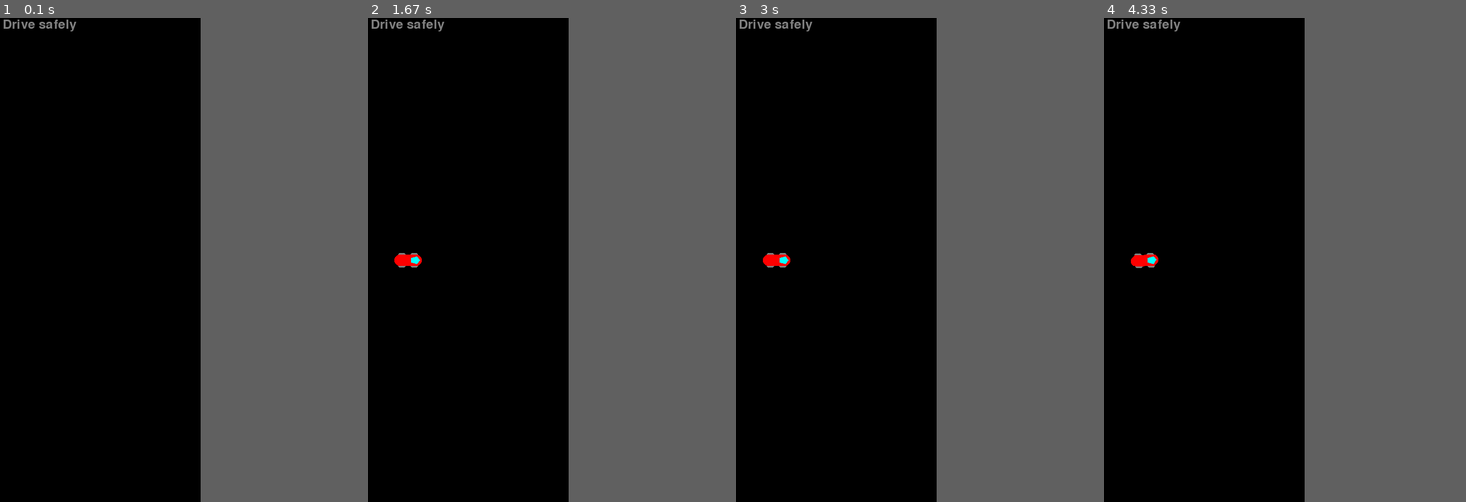
Above: before the commit, frames 1-4 (left to right).
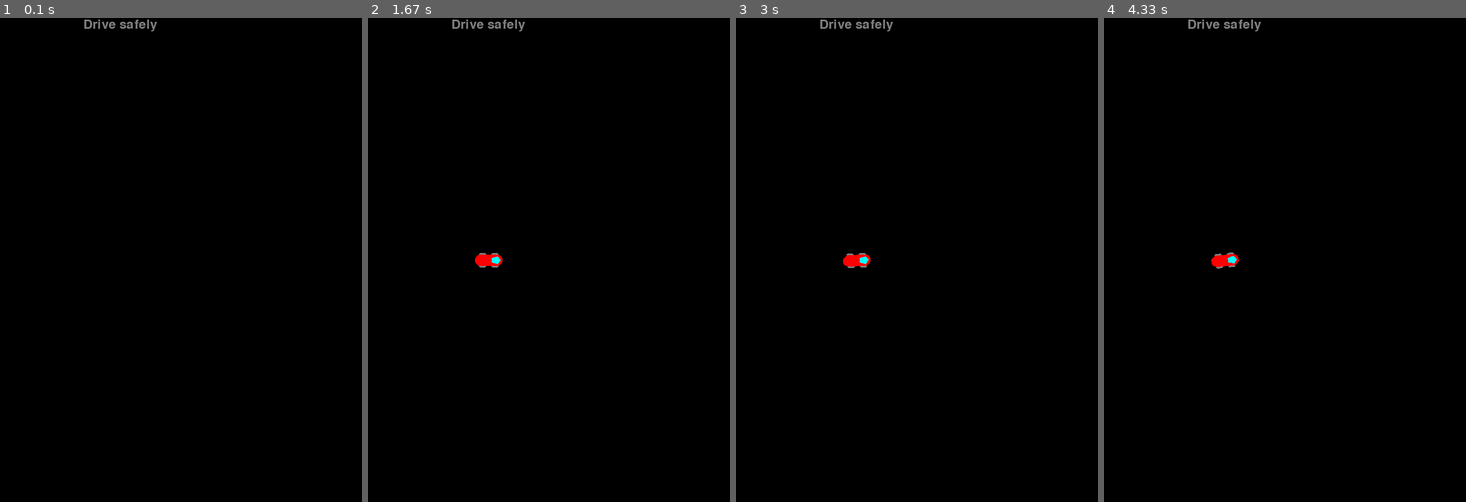
Above: after the commit, the same moments.

Repository: Pitrified/snippet
Game: pygame game, started from racer/racer_main.py
Same seed, same stepped clock (60 frames per second), same inputs: the game is played once before the commit and once after it.
Inputs:
- Up to frame 1 (0.1 s): no input
- Up to frame 2 (1.67 s): hold W 0.83-1.3 s
- Up to frame 3 (3 s): tap Z at 1.83 s; tap X at 2.97 s
- Up to frame 4 (4.33 s): hold A from 3.67 s (still down); tap Z at 3.73 s
In our replay, the window is 600x900 before the commit and 900x900 after it. These sizes can differ from the game's own. Grey fills any space a smaller window leaves; there, only what the larger window draws over its background counts as a difference.

The runs differ from the first frame. In frame 1, 0.4% of the frame differs, in the area x 1-44%, y 0-3%; in frame 2, 0.7%, in the area x 1-44%, y 0-52%; in frame 3, 0.7%; in frame 4, 0.7%.

Commit message:
Racer: Add composite actions

Diff:
--- a/racer/racer_main.py
+++ b/racer/racer_main.py
@@ -68,7 +68,7 @@
     logg = logging.getLogger(f"c.{__name__}.run_racer_main")
 
     pygame.init()
-    screen = pygame.display.set_mode((600, 900))
+    screen = pygame.display.set_mode((900, 900))
     pygame.display.set_caption("Racer")
 
     # Create The Backgound
@@ -127,6 +127,14 @@
             racer.step("up")
         elif keys[pygame.K_x]:
             racer.step("down")
+        elif keys[pygame.K_q]:
+            racer.step("upleft")
+        elif keys[pygame.K_e]:
+            racer.step("upright")
+        elif keys[pygame.K_z]:
+            racer.step("downleft")
+        elif keys[pygame.K_c]:
+            racer.step("downright")
         else:
             racer.step("nop")
 
--- a/racer/racer_racer.py
+++ b/racer/racer_racer.py
@@ -68,13 +68,52 @@
         logg.debug(f"Doing action {action}")
 
         if action == "up":
-            self.speed += self.speed_step
+            self._accelerate("up")
         elif action == "down":
-            self.speed -= self.speed_step
-            # MAYBE it can go in reverse?
-            if self.speed < 0:
-                self.speed = 0
+            self._accelerate("down")
+
         elif action == "right":
+            self._steer("right")
+        elif action == "left":
+            self._steer("left")
+
+        elif action == "upright":
+            self._accelerate("up")
+            self._steer("right")
+        elif action == "upleft":
+            self._accelerate("up")
+            self._steer("left")
+
+        elif action == "downright":
+            self._accelerate("down")
+            self._steer("right")
+        elif action == "downleft":
+            self._accelerate("down")
+            self._steer("left")
+
+        elif action == "nop":
+            pass
+
+        # compute delta
+        pos_x_d = cos(radians(self.direction)) * self.speed
+        pos_y_d = sin(radians(self.direction)) * self.speed
+
+        # move the car
+        self.precise_x += pos_x_d
+        self.precise_y += pos_y_d
+        self.pos_x = int(self.precise_x)
+        self.pos_y = int(self.precise_y)
+        logg.debug(f"x {self.pos_x} y {self.pos_y} dir {self.direction}")
+
+        # pick the rotated image and place it
+        self.image = self.rot_car_image[self.direction]
+        self.rect = self.rot_car_rect[self.direction]
+        self.rect.center = self.pos_x, self.pos_y
+
+    def _steer(self, action):
+        """Steer the car
+        """
+        if action == "right":
             self.direction += self.dir_step
             if self.direction >= 360:
                 self.direction -= 360
@@ -82,24 +121,18 @@
             self.direction -= self.dir_step
             if self.direction < 0:
                 self.direction += 360
-        elif action == "nop":
-            pass
-
-        # compute delta
-        pos_x_d = cos(radians(self.direction)) * self.speed
-        pos_y_d = sin(radians(self.direction)) * self.speed
-
-        # move the car
-        self.precise_x += pos_x_d
-        self.precise_y += pos_y_d
-        self.pos_x = int(self.precise_x)
-        self.pos_y = int(self.precise_y)
-        logg.debug(f"x {self.pos_x} y {self.pos_y} dir {self.direction}")
-
-        # pick the rotated image and place it
-        self.image = self.rot_car_image[self.direction]
-        self.rect = self.rot_car_rect[self.direction]
-        self.rect.center = self.pos_x, self.pos_y
+
+    def _accelerate(self, action):
+        """Control the speed of the car
+        """
+        if action == "up":
+            # TODO some threshold, possibly from the drag
+            self.speed += self.speed_step
+        elif action == "down":
+            self.speed -= self.speed_step
+            # MAYBE it can go in reverse?
+            if self.speed < 0:
+                self.speed = 0
 
     def _create_car_image(self):
         self.size = 60, 40
